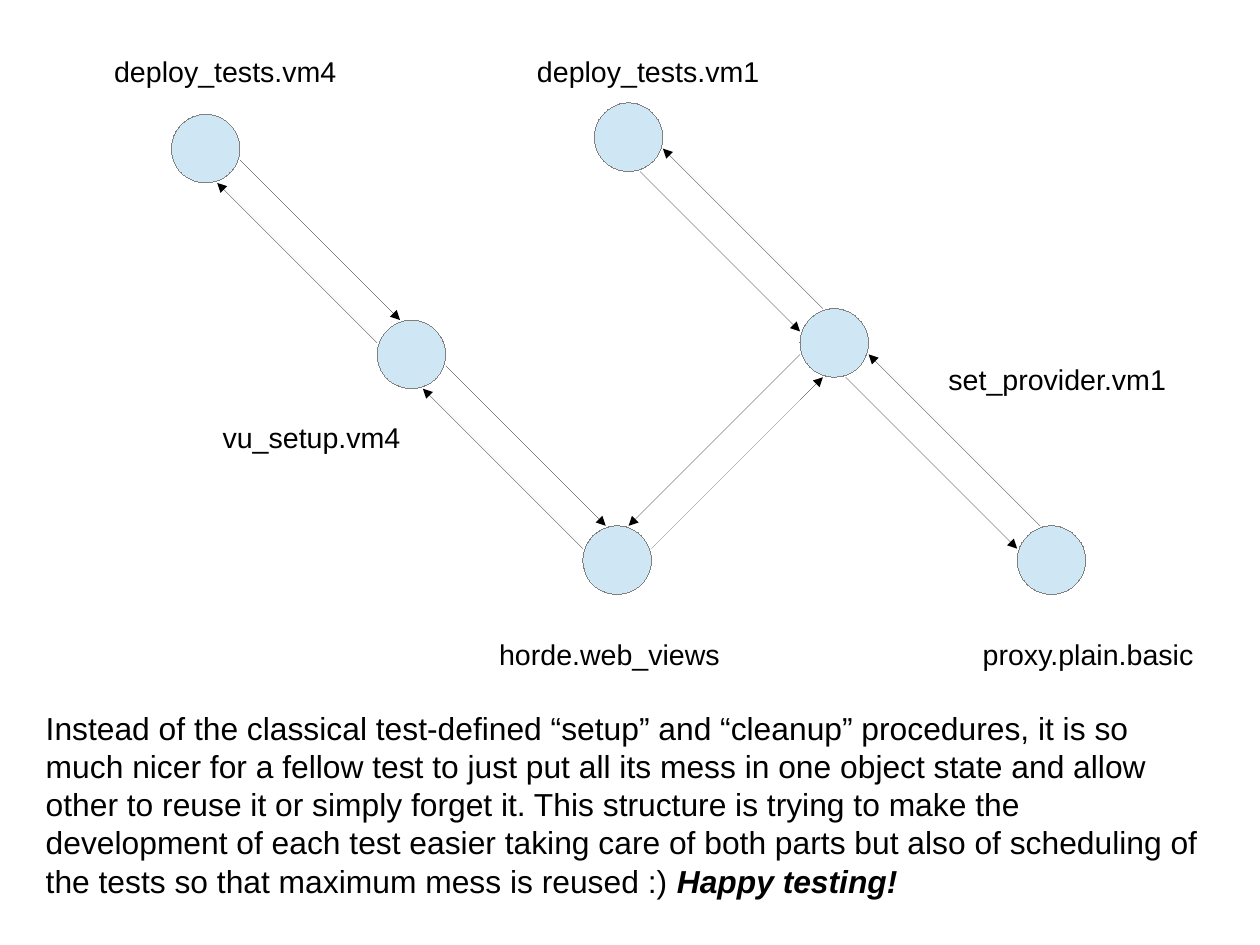
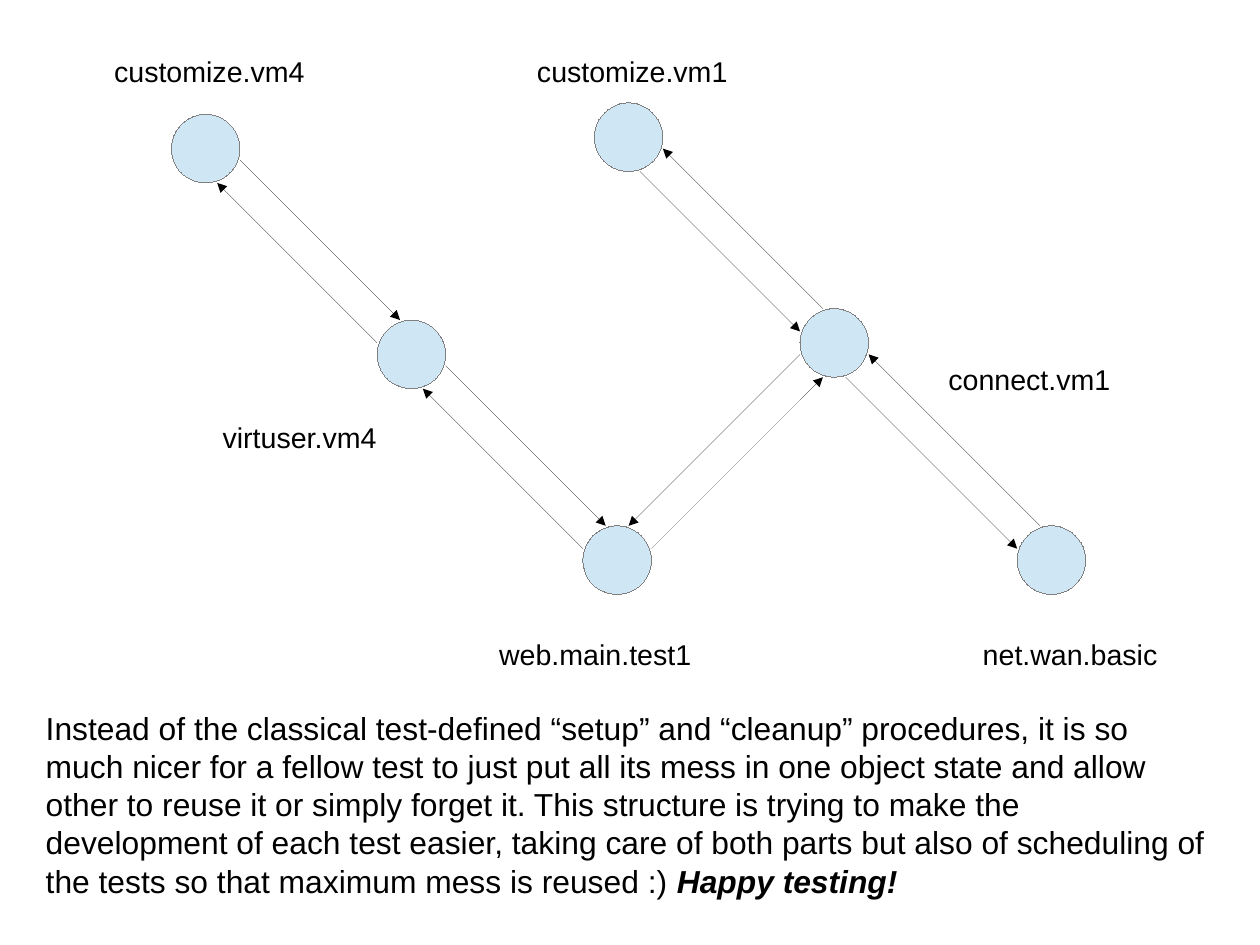
Before and after one commit to intra2net/avocado-i2n, a slide deck: slide 31 of doc/test_traversal_algorithm.odp. Drawn at 1260x945 pixels with LibreOffice and Linux fonts; fonts in the diff are those of the drawing. Boxes give left, top, right and bottom in pixels: in the first picture for what was removed or moved away, otherwise in the second. Text is boxed around its words. In the diff, an @@ line names an element or a change of style, - is before the commit and + after.

Commit message:
Update the graph traversal presentation with newer state names
We still have to extend the presentation with the diverging paths
parallel traversal strategy.

```diff
--- a/doc/test_traversal_algorithm.odp
+++ b/doc/test_traversal_algorithm.odp
@@ text at (x1=114, y1=61, x2=304, y2=83): text changed @@
-deploy_tests.vm4
+customize.vm4
@@ text at (x1=537, y1=61, x2=727, y2=83): text changed @@
-deploy_tests.vm1
+customize.vm1
@@ text at (x1=948, y1=370, x2=1110, y2=391): text changed @@
-set_provider.vm1
+connect.vm1
@@ text at (x1=223, y1=427, x2=377, y2=449): text changed @@
-vu_setup.vm4
+virtuser.vm4
@@ text at (x1=499, y1=644, x2=691, y2=666): text changed @@
-horde.web_views
+web.main.test1
@@ text at (x1=983, y1=644, x2=1158, y2=666): text changed @@
-proxy.plain.basic
+net.wan.basic
@@ subtitle at (x1=46, y1=717, x2=1204, y2=898): text changed @@
-Instead of the classical test-defined “setup” and “cleanup” procedures, it is so much nicer for a fellow test to just put all its mess in one object state and allow other to reuse it or simply forget it. This structure is trying to make the development of each test easier taking care of both parts but also of scheduling of the tests so that maximum mess is reused :) Happy testing!
+Instead of the classical test-defined “setup” and “cleanup” procedures, it is so much nicer for a fellow test to just put all its mess in one object state and allow other to reuse it or simply forget it. This structure is trying to make the development of each test easier, taking care of both parts but also of scheduling of the tests so that maximum mess is reused :) Happy testing!
```
Also in this commit, not shown: 30 other slides changed, 1 other file.
